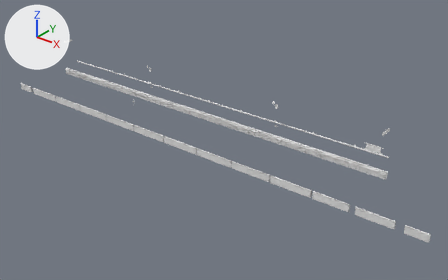
Renders of the FBX model Assets/Fbx/Vagon_MainCorridor/Vagon_MainCorridor_Equipment_01.fbx from each side of a commit.
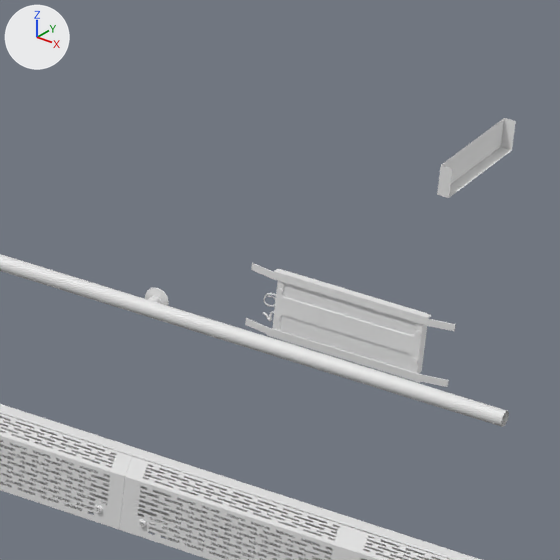
There are two pictures of each version: one whole from a 50 mm camera at (15.58, -17.93, 12.68) aimed at (1.03, 0.26, 1.4), one close up on the part from 76% to 88% of the width and 42% to 61% of the height. The axes (+X, +Y, +Z) are drawn at upper left. The lights are the same throughout. Where no turn or scale is listed for an object, it has been applied to the vertices. Vertices at the same position are counted once.

Objects in the first close-up: 'Vagon_MainCorridor_Equipment_01'.
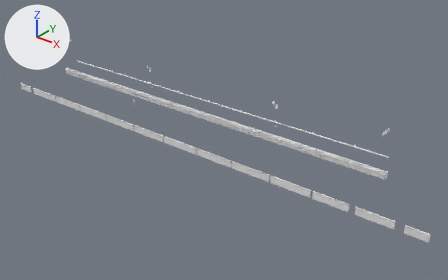
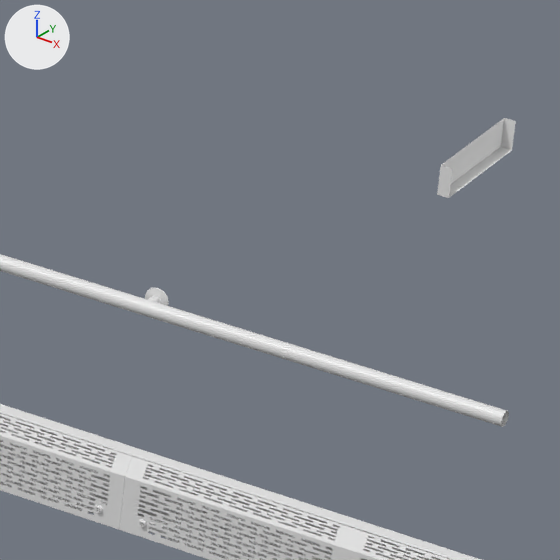
Location of each change, [x1, y1, x2, y2] in pixels of the close-ups (560 x 560 px):
```json
{"part": 1, "of": "me_vagon_maincorridor_equipment_01", "change": "deleted", "before": [245, 263, 456, 387]}
```

Scene script edits in JSON lines:
```json
{"op": "add", "block": "mat_im_body_inner_detals", "code": ["mat_im_body_inner_detals = principled_material('IM_Body_inner_Detals')", "mat_im_body_inner_detals.base_color = (0.8, 0.8, 0.8)  # white #e7e7e7", "mat_im_body_inner_detals.roughness = 0.4"]}
{"op": "add", "block": "mat_im_labels", "code": ["mat_im_labels = principled_material('IM_Labels')", "mat_im_labels.base_color = (0.8, 0.8, 0.8)  # white #e7e7e7", "mat_im_labels.roughness = 0.4"]}
{"block": "me_vagon_maincorridor_equipment_01", "where": "# used by ob_vagon_maincorridor_equipment_01; location = (0.0, 0.0, 0.0)"}
{"op": "remove", "block": "me_vagon_maincorridor_equipment_01", "code": "me_vagon_maincorridor_equipment_01.from_pydata(...)  # 68123 vertices, 44571 faces; spans x -10.7..10.5, y -1.5..1.5, z 1.4..3.5"}
{"op": "add", "block": "me_vagon_maincorridor_equipment_01", "code": "me_vagon_maincorridor_equipment_01.from_pydata(...)  # 67562 vertices, 44035 faces; spans x -10.7..10.5, y -1.5..1.5, z 1.4..3.5"}
{"block": "me_vagon_maincorridor_equipment_01", "change": "me_vagon_maincorridor_equipment_01 part 1: 9 loose pieces with 561 vertices, spanning x 6.7..7.5, y 1.5, z 2.3..2.5, are deleted"}
{"op": "add", "block": "me_vagon_maincorridor_equipment_01", "code": "me_vagon_maincorridor_equipment_01.materials.append(mat_im_body_inner_detals)  # white #e7e7e7"}
{"op": "add", "block": "me_vagon_maincorridor_equipment_01", "code": "me_vagon_maincorridor_equipment_01.materials.append(mat_im_labels)  # white #e7e7e7"}
```
